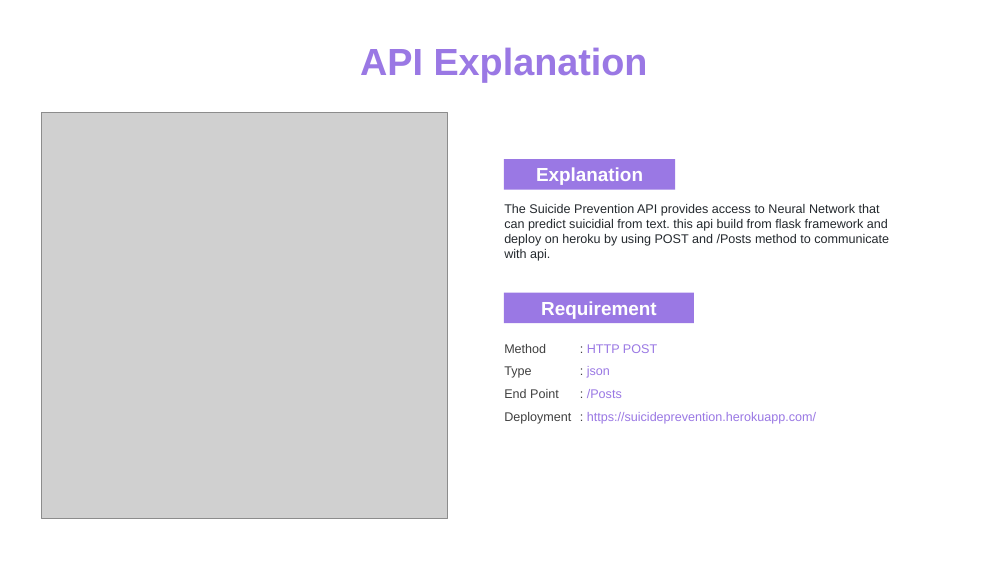
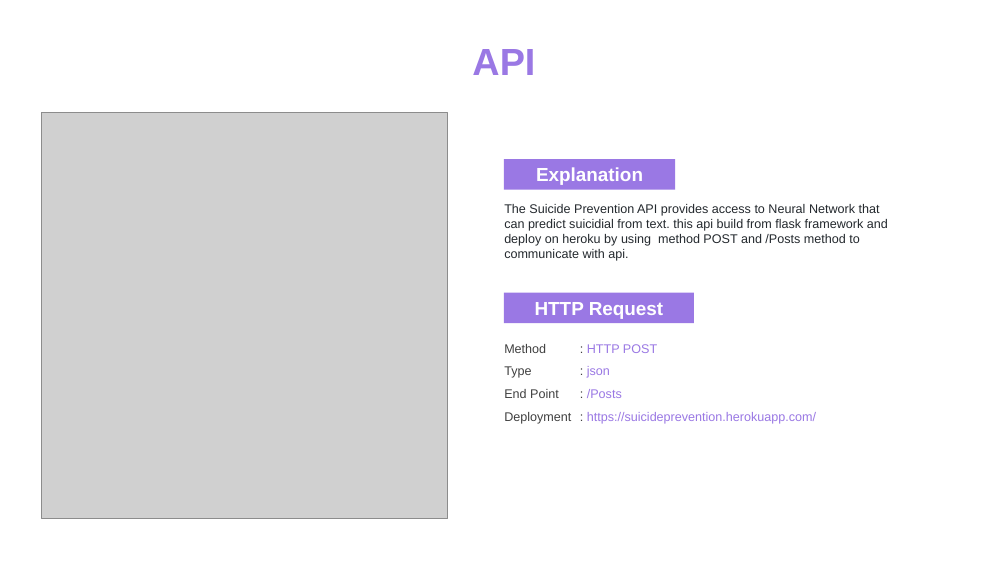
Before and after one commit to ds-dti/DS01_01_Social-Media-Suicide-Indication-Detection, a slide deck: slide 11 of PPT v2 (1).pptx (slide 12 before the commit). Drawn at 1008x567 pixels with LibreOffice and Linux fonts; fonts in the diff are those of the drawing; grey boxes stand for pictures. Boxes give left, top, right and bottom in pixels: in the first picture for what was removed or moved away, otherwise in the second. Text is boxed around its words. In the diff, an @@ line names an element or a change of style, - is before the commit and + after.

```diff
--- a/PPT v2 (1).pptx
+++ b/PPT v2 (1).pptx
@@ text at <box>472,49,535,75</box>: text changed @@
-API Explanation
+API
@@ text at <box>504,204,888,261</box>: text changed @@
-The Suicide Prevention API provides access to Neural Network that can predict suicidial from text. this api build from flask framework and deploy on heroku by using POST and /Posts method to communicate with api.
+The Suicide Prevention API provides access to Neural Network that can predict suicidial from text. this api build from flask framework and deploy on heroku by using method POST and /Posts method to communicate with api.
@@ text in rectangle at <box>535,302,664,319</box>: text changed @@
-Requirement
+HTTP Request
```
Also in this commit, not shown: 7 other slides changed, 1 slide removed.
